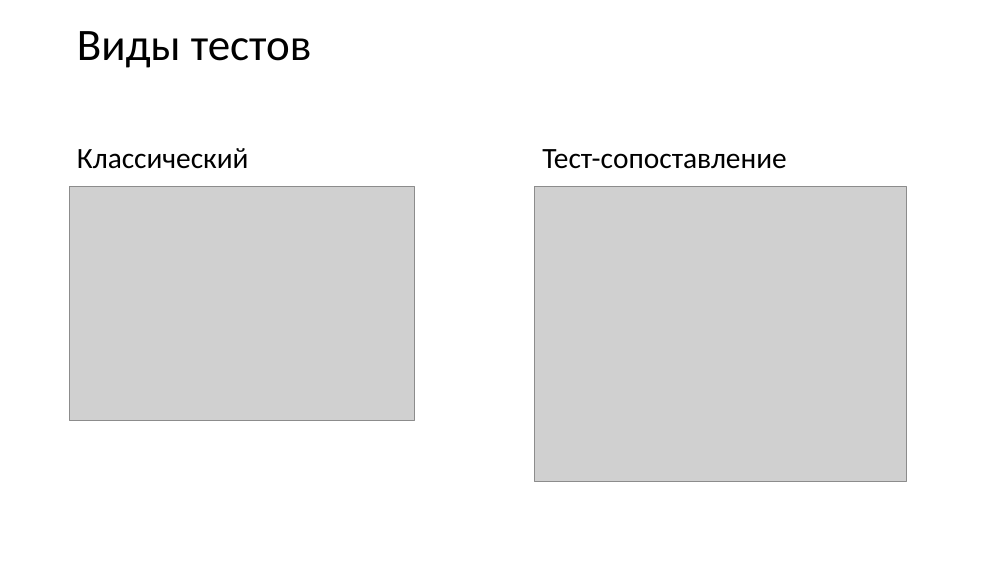
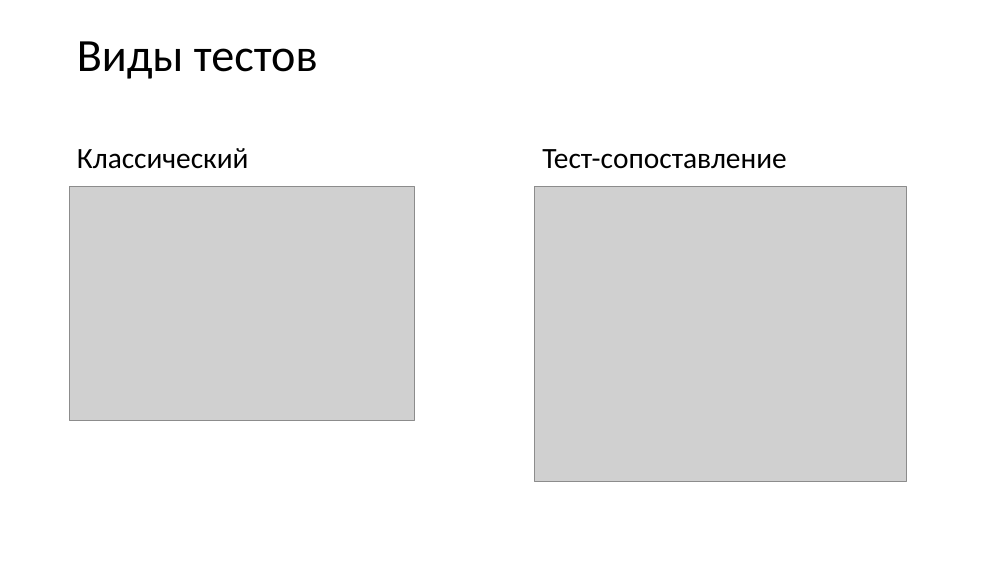
Before and after one commit to Art-Fedorov/diplom.local, a slide deck: slide 3 of Диплом/ДИПЛОМ.pptx. Drawn at 1008x567 pixels with LibreOffice and Linux fonts; fonts in the diff are those of the drawing; grey boxes stand for pictures. Boxes give left, top, right and bottom in pixels: in the first picture for what was removed or moved away, otherwise in the second. Text is boxed around its words. In the diff, an @@ line names an element or a change of style, - is before the commit and + after.

```diff
--- a/Диплом/ДИПЛОМ.pptx
+++ b/Диплом/ДИПЛОМ.pptx
@@ title "Виды тестов" at (x1=77, y1=41, x2=318, y2=79): size 42.9 to 44 pt; line spacing 0.8 to 0.9 @@
```
Also in this commit, not shown: 3 other slides changed, 8 slides added, 6 slides removed, 3 other files.
